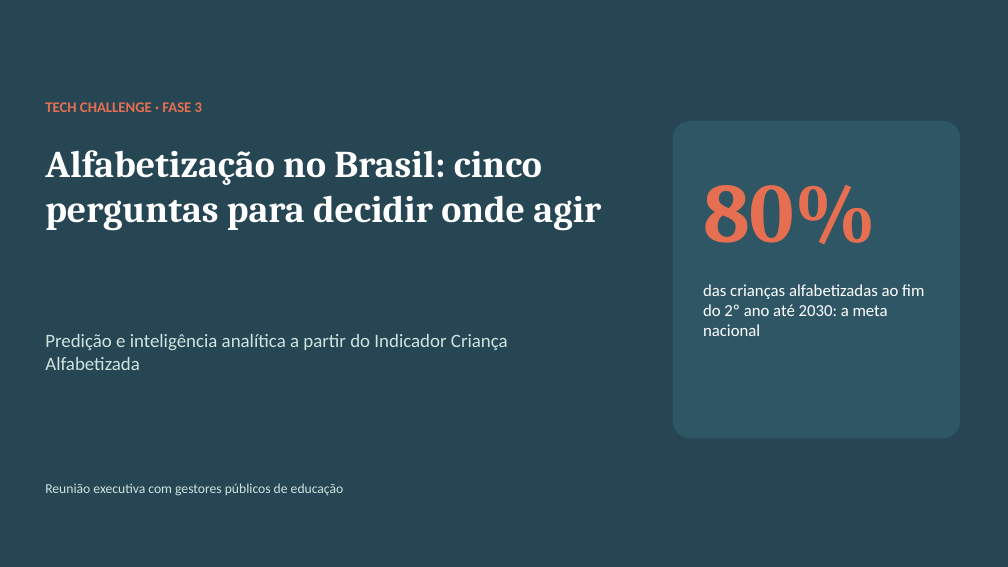
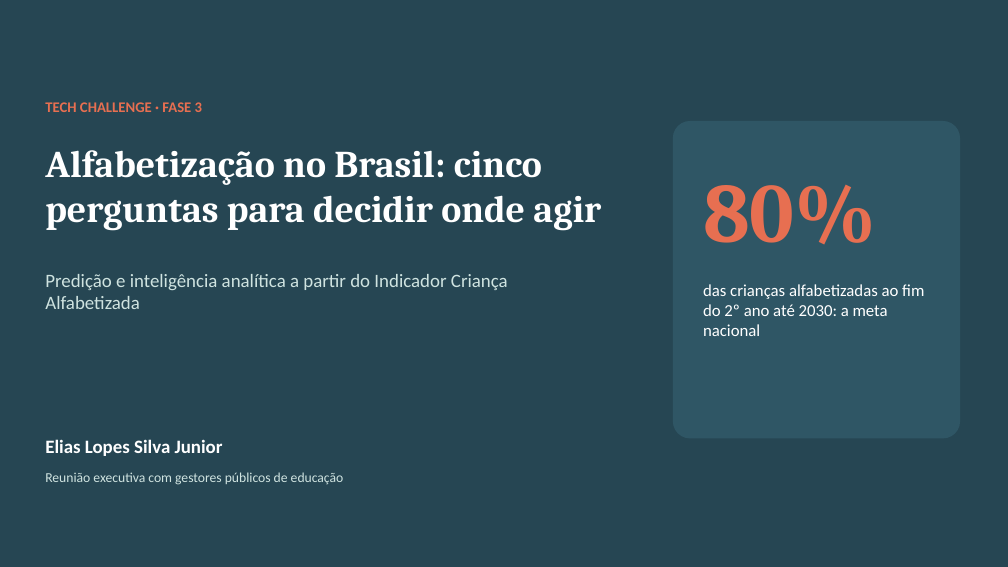
Before and after one commit to eliaslopesjr1-maker/tech-challenge-fase3-alfabetizacao, a slide deck: slide 1 of reports/apresentacao_executiva.pptx. Drawn at 1008x567 pixels with LibreOffice and Linux fonts; fonts in the diff are those of the drawing. Boxes give left, top, right and bottom in pixels: in the first picture for what was removed or moved away, otherwise in the second. Text is boxed around its words. In the diff, an @@ line names an element or a change of style, - is before the commit and + after.

Commit message:
Apresentação em linguagem de gestor: gráficos nativos, autor e fonte dos dados
- Gráficos técnicos (explicação do município cearense, efeito por estado,
  choques estaduais, variáveis) refeitos como gráficos nativos com nomes
  legíveis e escala relativa, sem SHAP, AUC ou log-odds
- Mapas de risco e de grupos sem eixos de latitude/longitude
- Autor na capa, fonte dos dados no rodapé de cada slide e texto
  alternativo descritivo nas imagens
- O exemplo do Ceará é identificado como o caso extremo da amostra
- Falas mais curtas nos slides densos (~3min40s de fala)

```diff
--- a/reports/apresentacao_executiva.pptx
+++ b/reports/apresentacao_executiva.pptx
@@ text "Predição e inteligência analítica a ..." moved from (x1=45, y1=334, x2=508, y2=370) to (x1=45, y1=274, x2=508, y2=309) @@
@@ text added at (x1=45, y1=439, x2=223, y2=456), 18 pt, text #FFFFFF, bold @@
+Elias Lopes Silva Junior
@@ text "Reunião executiva com gestores públicos ..." moved from (x1=45, y1=483, x2=344, y2=496) to (x1=45, y1=472, x2=344, y2=485) @@
```
Also in this commit, not shown: 14 other slides changed, 4 other files.
